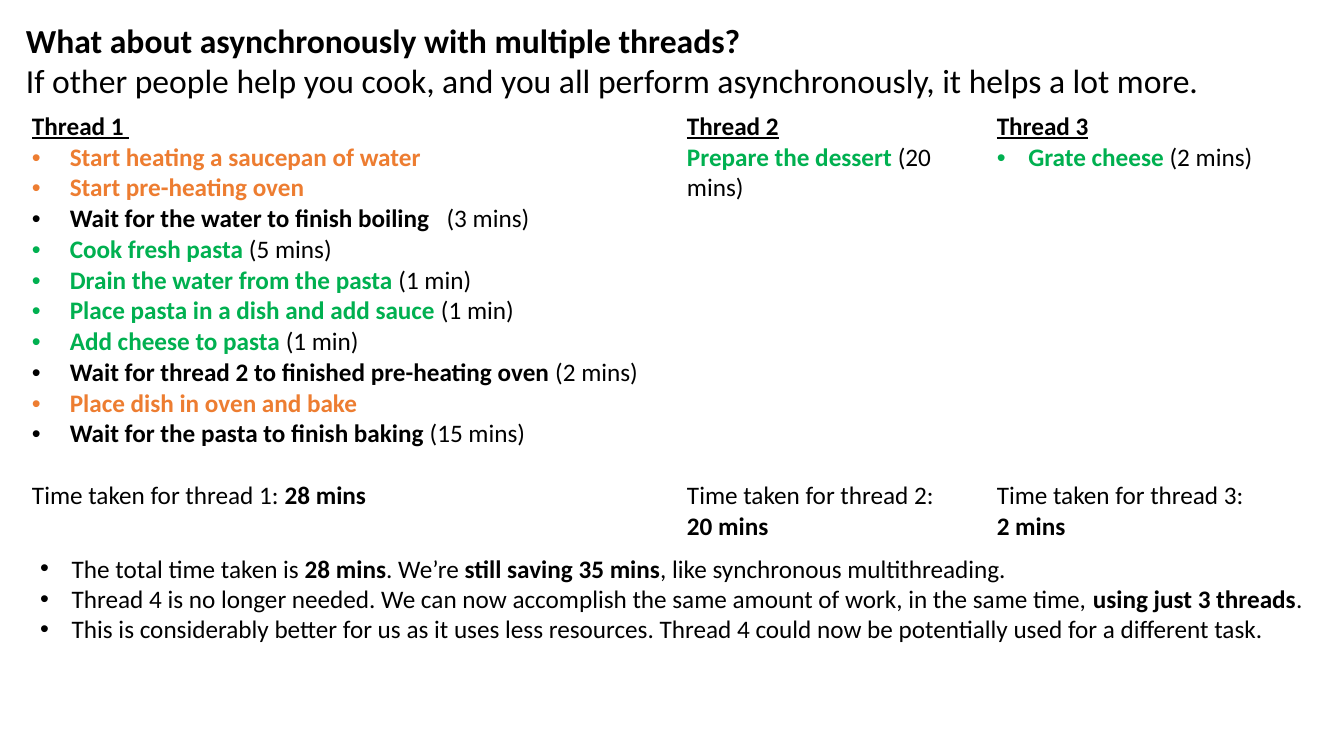
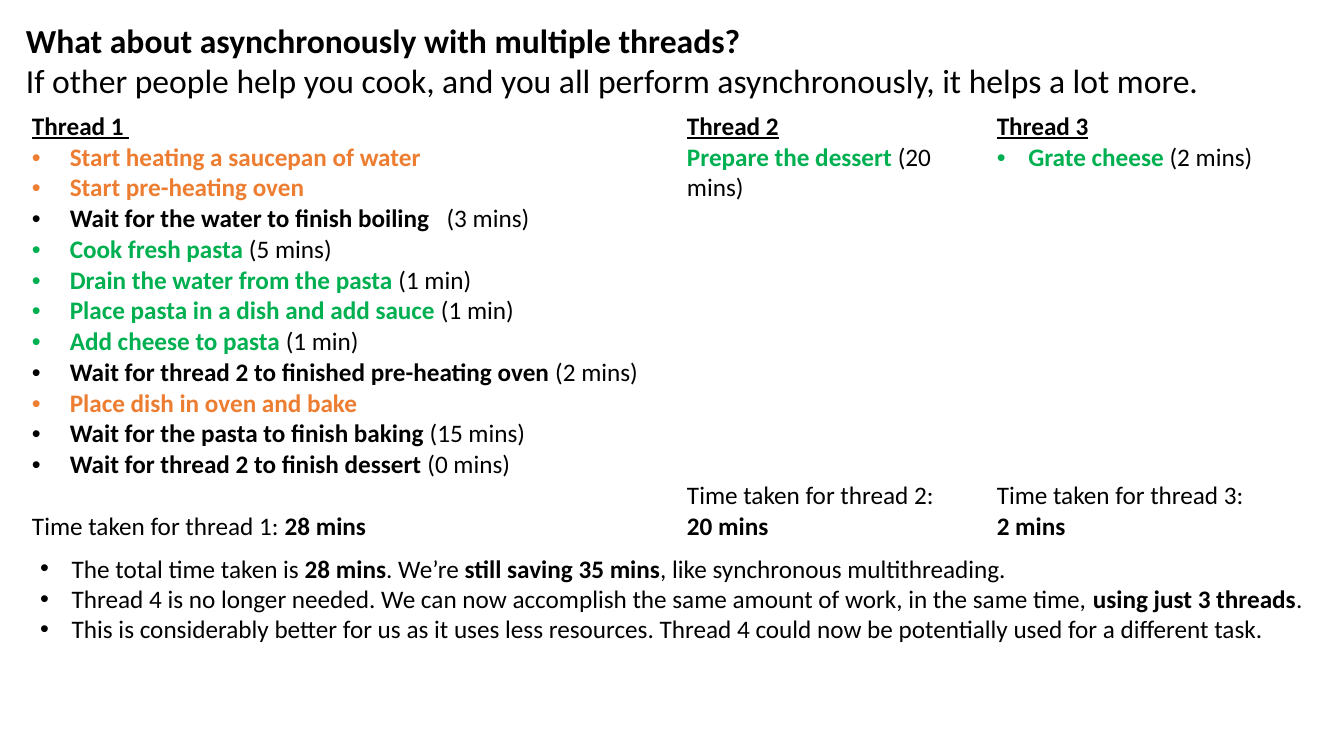
Before and after one commit to JoshKain/AsyncAwaitQuiz, a slide deck: slide 15 of Async and await presentation.pptx. Drawn at 1344x756 pixels with LibreOffice and Linux fonts; fonts in the diff are those of the drawing. Boxes give left, top, right and bottom in pixels: in the first picture for what was removed or moved away, otherwise in the second. Text is boxed around its words. In the diff, an @@ line names an element or a change of style, - is before the commit and + after.

```diff
--- a/Async and await presentation.pptx
+++ b/Async and await presentation.pptx
@@ table at (22,106,1287,540) @@
-row 1, column 1: Thread 1 / Start heating a saucepan of water / Start pre-heating oven / Wait for the water to finish boiling (3 mins) / Cook fresh pasta (5 mins) / Drain the water from the pasta (1 min) / Place pasta in a dish and add sauce (1 min) / Add cheese to pasta (1 min) / Wait for thread 2 to finished pre-heating oven (2 mins) / Place dish in oven and bake / Wait for the pasta to finish baking (15 mins) / Time taken for thread 1: 28 mins
+row 1, column 1: Thread 1 / Start heating a saucepan of water / Start pre-heating oven / Wait for the water to finish boiling (3 mins) / Cook fresh pasta (5 mins) / Drain the water from the pasta (1 min) / Place pasta in a dish and add sauce (1 min) / Add cheese to pasta (1 min) / Wait for thread 2 to finished pre-heating oven (2 mins) / Place dish in oven and bake / Wait for the pasta to finish baking (15 mins) / Wait for thread 2 to finish dessert (0 mins) / Time taken for thread 1: 28 mins
```
Also in this commit, not shown: 1 other slide changed, 2 other files.
